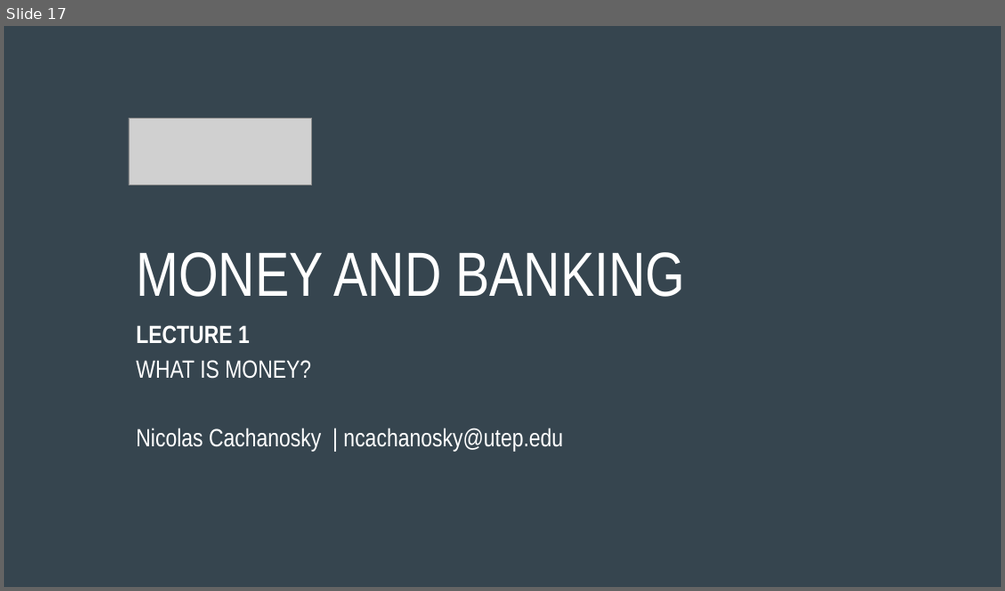
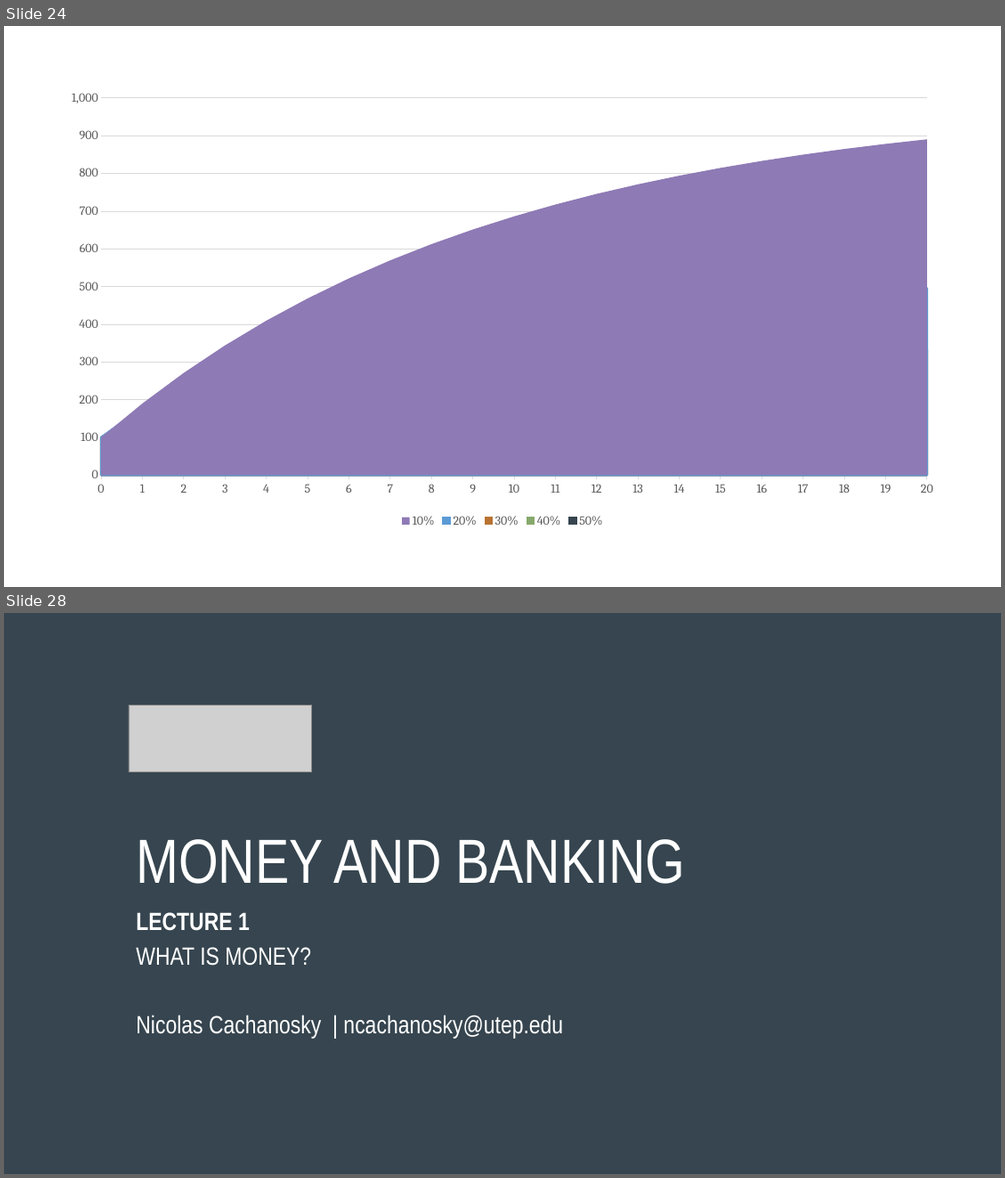
Before and after one commit to ncachanosky/ECON-3320-online, a slide deck: figures/figures.pptx. Shown one above the other, each under a label of ours: slide 17 before the commit, slides 24 and 28 after it; the slides between them are not shown. The pictures are 1005x591 and 1005x1178 pixels, drawn with LibreOffice and Linux fonts; fonts in the diff are those of the drawing; grey boxes stand for pictures. Boxes give left, top, right and bottom in pixels: in the first picture for what was removed or moved away, otherwise in the second. Text is boxed around its words. In the diff, an @@ line names an element or a change of style, - is before the commit and + after.

```diff
--- a/figures/figures.pptx
+++ b/figures/figures.pptx
@@ slide 24 added at box(4, 26, 1001, 587), background #FFFFFF @@
@@ area chart added at box(54, 82, 952, 531) @@
+categories: 0, 1, 2, 3, 4, 5, 6, 7, 8, 9, 10, 11, 12, 13, 14, 15, 16, 17, 18, 19, 20
+10%: 100, 190, 270, 340, 410, 470, 520, 570, 610, 650, 690, 720, 750, 770, 790, 810, 830, 850, 860, 880, 890
+20%: 100, 180, 240, 300, 340, 370, 400, 420, 430, 450, 460, 470, 470, 480, 480, 490, 490, 490, 490, 490, 500
+30%: 100, 170, 220, 250, 280, 290, 310, 310, 320, 320, 330, 330, 330, 330, 330, 330, 330, 330, 330, 330, 330
+40%: 100, 160, 200, 220, 230, 240, 240, 250, 250, 250, 250, 250, 250, 250, 250, 250, 250, 250, 250, 250, 250
+50%: 100, 150, 180, 190, 190, 200, 200, 200, 200, 200, 200, 200, 200, 200, 200, 200, 200, 200, 200, 200, 200
@@ what was slide 17 is now slide 28 @@
```
Also in this commit, not shown: 10 other slides added, 23 other files.
